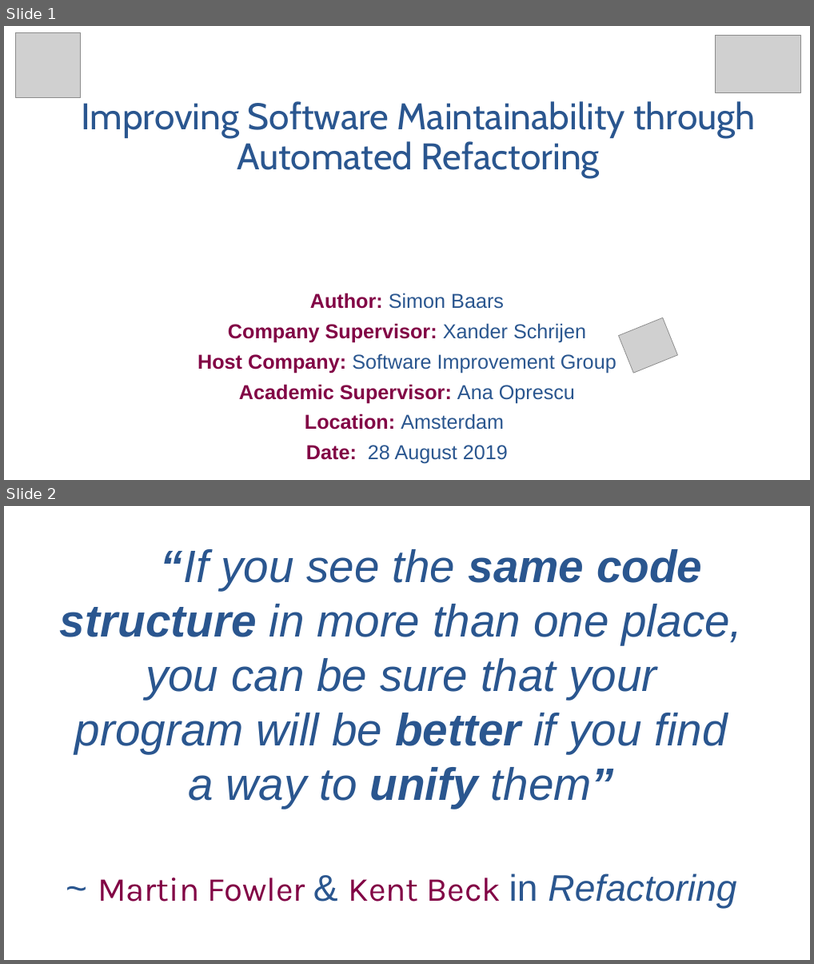
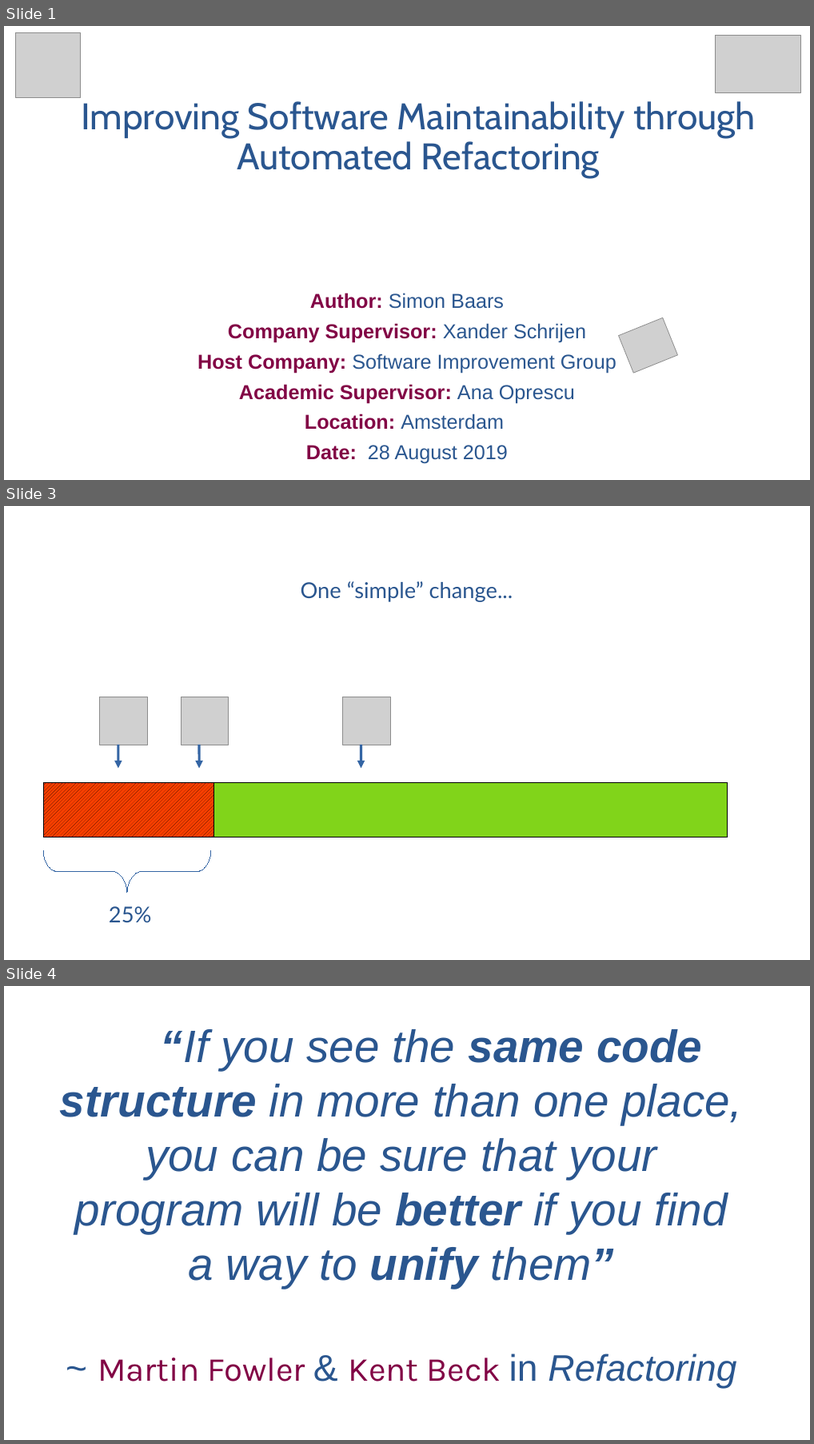
Before and after one commit to SimonBaars/Master-Thesis-Simon-Baars, a slide deck: presentations/FinalPresentation.odp. Shown one above the other, each under a label of ours: slides 1 and 2 before the commit, slides 1, 3 and 4 after it; the slides between them are not shown. The pictures are 814x964 and 814x1444 pixels, drawn with LibreOffice and Linux fonts; fonts in the diff are those of the drawing; grey boxes stand for pictures. Boxes give left, top, right and bottom in pixels: in the first picture for what was removed or moved away, otherwise in the second. Text is boxed around its words. In the diff, an @@ line names an element or a change of style, - is before the commit and + after.

```diff
--- a/presentations/FinalPresentation.odp
+++ b/presentations/FinalPresentation.odp
@@ slide 3 added at (4,506,810,960), background #FFFFFF @@
@@ text added at (301,581,514,602), 26 pt, text #2A568F @@
+One “simple” change...
@@ picture added at (100,696,148,744) @@
@@ picture added at (181,696,229,744) @@
@@ picture added at (342,696,390,744) @@
@@ arrow added from (118, 744) to (118, 768), #3465A4 3 pt @@
@@ arrow added from (199, 744) to (199, 768), #3465A4 3 pt @@
@@ arrow added from (362, 744) to (362, 768), #3465A4 3 pt @@
@@ group added at (43,783,728,892): 3 rectangles, 1 freeform shape @@
@@ free added at (99,898,162,930), 26 pt, text #2A568F @@
+25%
@@ what was slide 2 is now slide 4 @@
```
Also in this commit, not shown: 18 slides changed, 19 other slides added.
